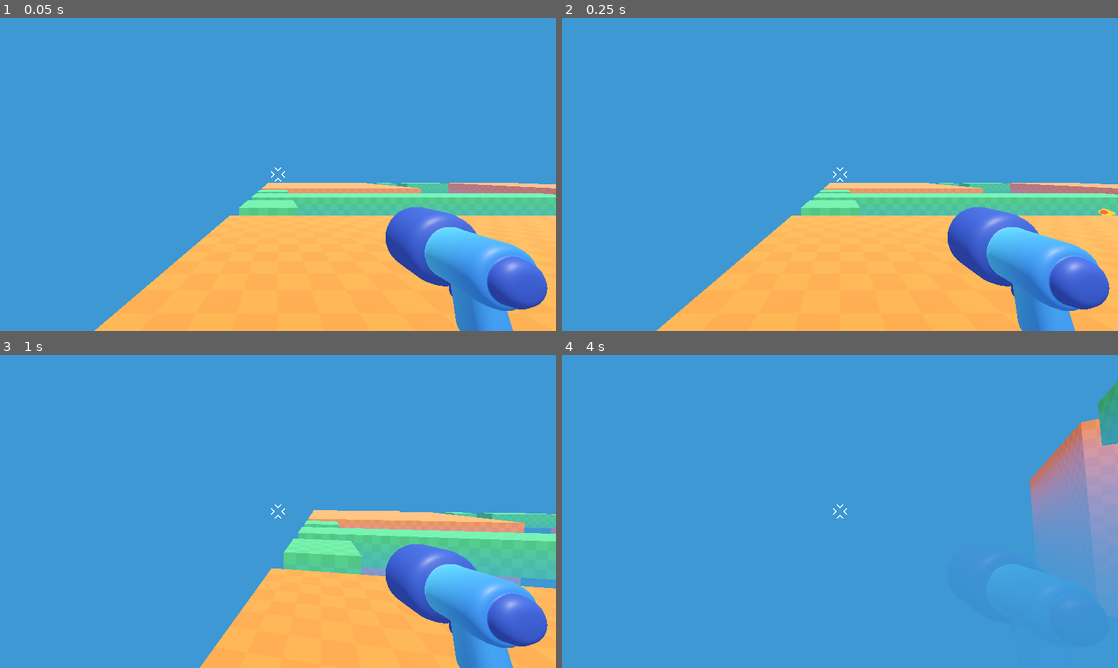
Above: before the commit, frames 1-4 (two rows, left to right).
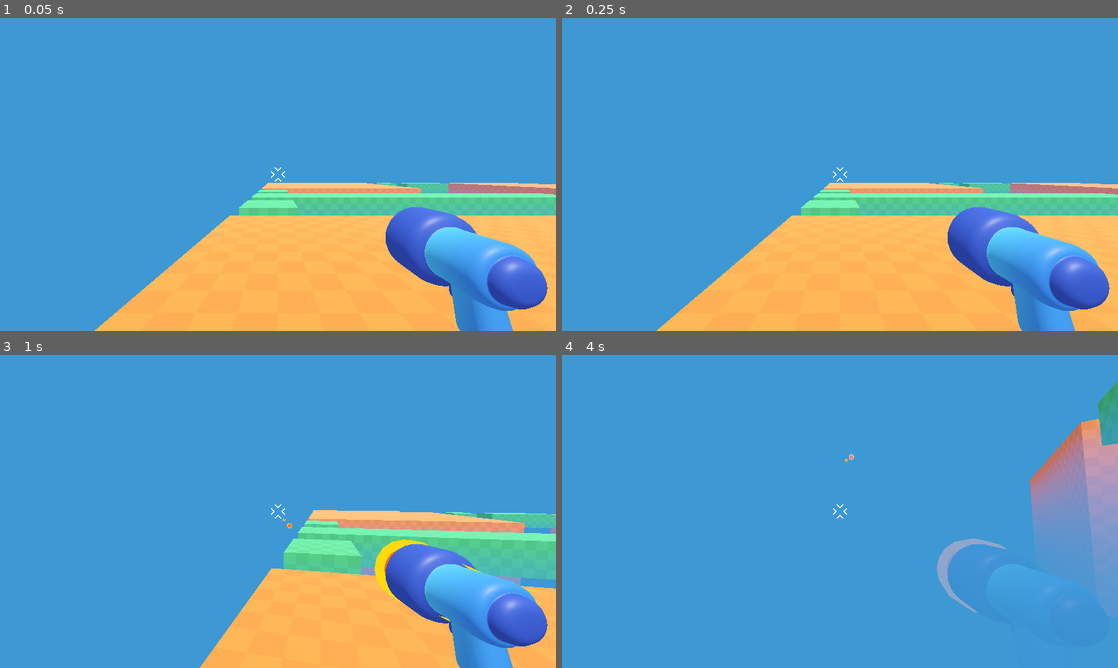
Above: after the commit, the same moments.

Repository: leomanlapera/my-first-3d-game
Game: Godot game, scene res://game.tscn
Two runs of this game, one before a commit and one after it. Both use one fixed random seed, a clock stepped at 60 frames per second and the inputs below.
Inputs (mouse positions are in pixels of both pictures, inside the frame that each line leads up to):
- Up to frame 1 (0.05 s): no input
- Up to frame 2 (0.25 s): no input
- Up to frame 3 (1 s): move the mouse to (272, 517) at 0.52 s; press the mouse at (272, 517) at 0.53 s; hold W (move_forward) from 0.53 s (still down); tap Space (jump) at 0.77 s
- Up to frame 4 (4 s): move the mouse to (878, 514) at 1.27 s; release the mouse at (878, 514) at 1.28 s; click (878, 514) at 1.35 s; tap Space (jump) at 1.52, 3.02, 3.77 s; move the mouse to (795, 508) at 2.02 s; press the mouse at (795, 508) at 2.03 s; move the mouse to (845, 511) at 2.77 s; release W (move_forward) at 2.78 s; release the mouse at (845, 511) at 2.78 s; hold A (move_left) 2.78-3.53 s; click (845, 511) at 2.85 s; move the mouse to (817, 505) at 3.52 s; press the mouse at (817, 505) at 3.53 s; hold W (move_forward) from 3.53 s (still down)

Frame 1 is identical in both runs. In frame 2, less than 0.1% of the frame differs, in the area x 96-100%, y 60-64%; in frame 3, 0.5%; in frame 4, 0.5%, in the area x 50-81%, y 31-83%.

Commit message:
shooting mechanics

Diff:
--- a/player/player.gd
+++ b/player/player.gd
@@ -30,3 +30,15 @@
 		velocity.y = 0.0
 
 	move_and_slide()
+
+	if Input.is_action_pressed("shoot") and %Timer.is_stopped():
+		shoot_bullet()
+
+func shoot_bullet() -> void:
+	const BULLET_3D = preload("uid://w5rp17d4nhjf")
+	var new_bullet = BULLET_3D.instantiate()
+	%Marker3D.add_child(new_bullet)
+
+	new_bullet.global_transform = %Marker3D.global_transform
+
+	%Timer.start()
--- a/player/player.tscn
+++ b/player/player.tscn
@@ -1,9 +1,8 @@
-[gd_scene load_steps=6 format=3 uid="uid://dxjhr1dmftc0p"]
+[gd_scene load_steps=5 format=3 uid="uid://dxjhr1dmftc0p"]
 
 [ext_resource type="PackedScene" uid="uid://chjrhhjvxun3r" path="res://player/simple_gun/gun_model.glb" id="1_oul6g"]
 [ext_resource type="Script" uid="uid://bx5llcwgcl3iw" path="res://player/player.gd" id="1_rkbax"]
 [ext_resource type="Texture2D" uid="uid://cuyh8hew637ju" path="res://player/reticle.png" id="3_g1dw6"]
-[ext_resource type="PackedScene" uid="uid://w5rp17d4nhjf" path="res://player/projectile/bullet_3d.tscn" id="3_yw30f"]
 
 [sub_resource type="CapsuleShape3D" id="CapsuleShape3D_kqu6x"]
 
@@ -22,9 +21,8 @@
 transform = Transform3D(-0.4756867, 0, -4.1585853e-08, 0, 0.4756867, 0, 4.1585853e-08, 0, -0.4756867, 0.65522665, -0.30905032, -0.7334442)
 
 [node name="Marker3D" type="Marker3D" parent="Camera3D"]
+unique_name_in_owner = true
 transform = Transform3D(1, 0, 0, 0, 1, 0, 0, 0, 1, 0.65593815, -0.29708326, -1.0016247)
-
-[node name="Bullet3D" parent="Camera3D/Marker3D" instance=ExtResource("3_yw30f")]
 
 [node name="Reticle" type="TextureRect" parent="."]
 anchors_preset = 8
@@ -40,3 +38,8 @@
 grow_vertical = 2
 texture = ExtResource("3_g1dw6")
 expand_mode = 1
+
+[node name="Timer" type="Timer" parent="."]
+unique_name_in_owner = true
+wait_time = 0.2
+one_shot = true
--- a/player/projectile/bullet_3d.gd
+++ b/player/projectile/bullet_3d.gd
@@ -1,6 +1,6 @@
 extends Area3D
 
-const SPEED: float = 5.0
+const SPEED: float = 55.0
 const RANGE: float = 40.0
 
 var travelled_distance = 0.0
--- a/project.godot
+++ b/project.godot
@@ -48,6 +48,11 @@
 "events": [Object(InputEventKey,"resource_local_to_scene":false,"resource_name":"","device":-1,"window_id":0,"alt_press …(191 unchanged characters)…
 ]
 }
+shoot={
+"deadzone": 0.2,
+"events": [Object(InputEventMouseButton,"resource_local_to_scene":false,"resource_name":"","device":-1,"window_id":0,"alt_pressed":false,"shift_pressed":false,"ctrl_pressed":false,"meta_pressed":false,"button_mask":1,"position":Vector2(167, 16),"global_position":Vector2(176, 64),"factor":1.0,"button_index":1,"canceled":false,"pressed":true,"double_click":false,"script":null)
+]
+}
 
 [rendering]
 
